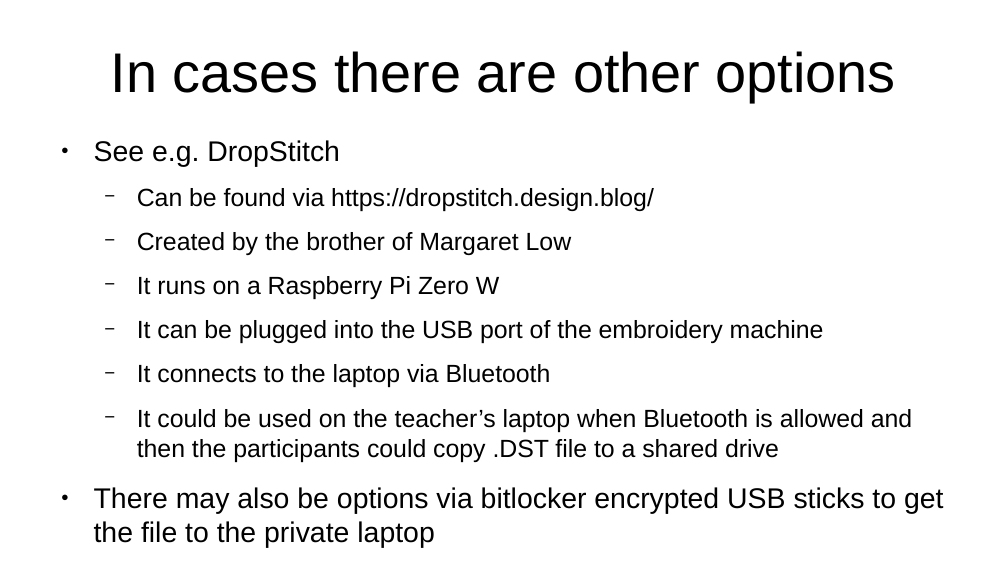
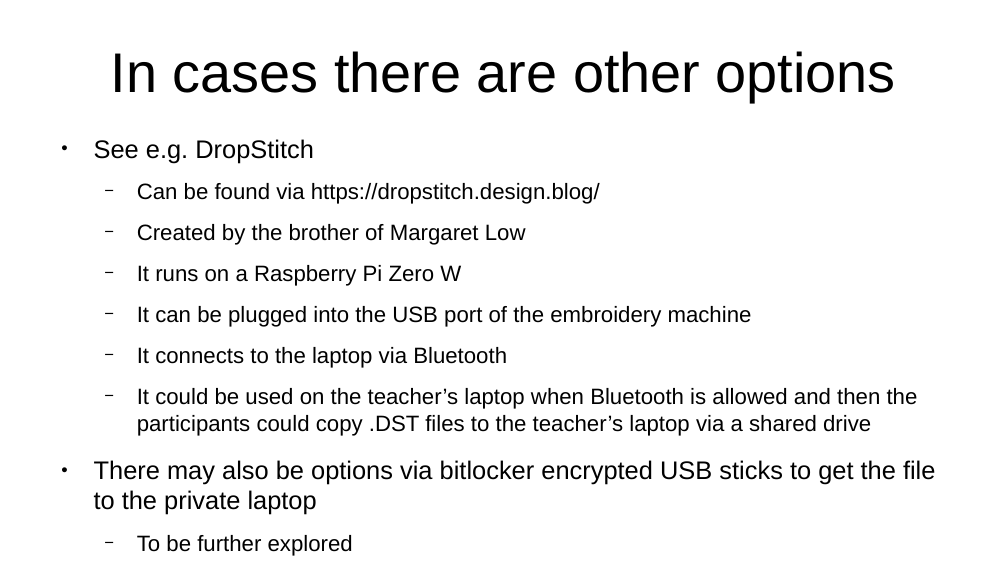
Before and after one commit to hansdejongehv/TSUSB, a slide deck: slide 5 of USBForbidden/What to do if USB is forbidden summary v0.1.odp. Drawn at 1008x567 pixels with LibreOffice and Linux fonts; fonts in the diff are those of the drawing. Boxes give left, top, right and bottom in pixels: in the first picture for what was removed or moved away, otherwise in the second. Text is boxed around its words. In the diff, an @@ line names an element or a change of style, - is before the commit and + after.

```diff
--- a/USBForbidden/What to do if USB is forbidden summary v0.1.odp
+++ b/USBForbidden/What to do if USB is forbidden summary v0.1.odp
@@ text at bbox=[94, 139, 935, 515]: paragraph added @@
+  − To be further explored
@@ text at bbox=[94, 139, 935, 515]: size 22.4 to 20 pt in "See e.g. DropStitch", "There may also be options via bitlocker ..."; size 19.6 to 17.5 pt in "Can be found via https://dropstitch.design.blog/", "Created by the brother of Margaret Low", "It runs on a Raspberry Pi Zero ...", "It can be plugged into the USB ..." and 1 more places @@
@@ text at bbox=[137, 388, 918, 436]: text changed; size 19.6 to 17.5 pt @@
-  − It could be used on the teacher’s laptop when Bluetooth is allowed and then the participants could copy .DST file to a shared drive
+  − It could be used on the teacher’s laptop when Bluetooth is allowed and then the participants could copy .DST files to the teacher’s laptop via a shared drive
```
Also in this commit, not shown: 1 other slide changed, 5 other files.
